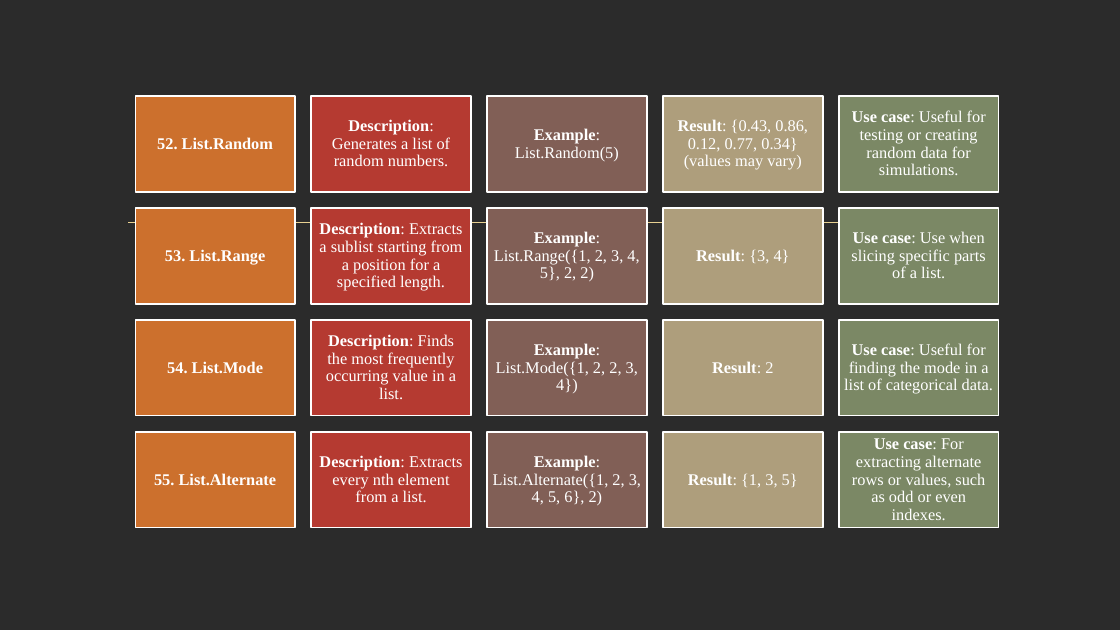
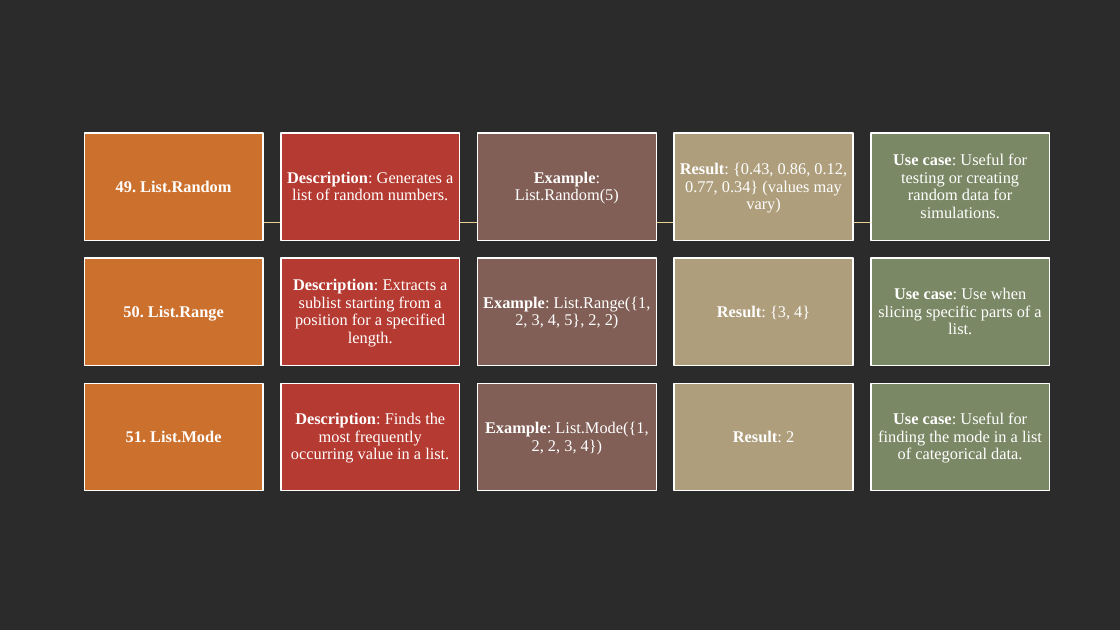
Before and after one commit to KrishnaPrajapati421/MQueryFiles, a slide deck: slide 5 of Power Query List Functions Part 3.pptx (slide 6 before the commit). Drawn at 1120x630 pixels with LibreOffice and Linux fonts; fonts in the diff are those of the drawing; background and template pictures are left out; a plain dark background stands for a picture behind light text. Boxes give left, top, right and bottom in pixels: in the first picture for what was removed or moved away, otherwise in the second. Text is boxed around its words. In the diff, an @@ line names an element or a change of style, - is before the commit and + after.

```diff
--- a/Power Query List Functions Part 3.pptx
+++ b/Power Query List Functions Part 3.pptx
@@ rectangle: place and size @@
-rectangle at (135,96,295,192)
+rectangle at (84,133,263,240)
@@ text "Description: Generates a list of ..." rewrapped from (332,119,451,166) to (287,171,453,200) @@
@@ rectangle: place and size @@
-rectangle at (311,96,471,192)
+rectangle at (281,133,460,240)
@@ text "Example: List.Random(5)": place and size @@
-text "Example: List.Random(5)" at (515,128,619,161)
+text "Example: List.Random(5)" at (515,171,619,203)
@@ rectangle: place and size @@
-rectangle at (487,96,647,192)
+rectangle at (478,133,657,240)
@@ text "Result: {0.43, 0.86, 0.12, 0.77, ..." rewrapped from (678,119,808,170) to (680,162,847,213) @@
@@ rectangle: place and size @@
-rectangle at (663,96,823,192)
+rectangle at (675,133,854,240)
@@ text "Use case: Useful for testing ...": place and size @@
-text "Use case: Useful for testing ..." at (852,110,986,175)
+text "Use case: Useful for testing ..." at (893,153,1027,218)
@@ rectangle: place and size @@
-rectangle at (839,96,999,192)
+rectangle at (871,133,1050,240)
@@ text at (116,180,231,192): text changed @@
-52. List.Random
+49. List.Random
@@ rectangle: place and size @@
-rectangle at (135,208,295,304)
+rectangle at (84,258,263,365)
@@ text "Description: Extracts a sublist starting ..." rewrapped from (319,222,463,291) to (293,278,447,347) @@
@@ rectangle: place and size @@
-rectangle at (311,208,471,304)
+rectangle at (281,258,460,365)
@@ text "Example: List.Range({1, 2, 3, 4, ..." rewrapped from (494,231,639,281) to (483,296,651,328) @@
@@ rectangle: place and size @@
-rectangle at (487,208,647,304)
+rectangle at (478,258,657,365)
@@ text "Result: {3, 4}": place and size @@
-text "Result: {3, 4}" at (696,249,790,263)
+text "Result: {3, 4}" at (717,305,810,319)
@@ rectangle: place and size @@
-rectangle at (663,208,823,304)
+rectangle at (675,258,854,365)
@@ text "Use case: Use when slicing ..." rewrapped from (851,231,986,278) to (878,287,1041,334) @@
@@ rectangle: place and size @@
-rectangle at (839,208,999,304)
+rectangle at (871,258,1050,365)
@@ text at (123,305,224,321): text changed @@
-53. List.Range
+50. List.Range
@@ rectangle: place and size @@
-rectangle at (135,432,295,528)
+rectangle at (84,383,263,491)
@@ text "Description: Finds the most frequently ..." rewrapped from (326,334,456,399) to (291,412,449,463) @@
@@ rectangle: place and size @@
-rectangle at (311,432,471,528)
+rectangle at (281,383,460,491)
@@ text "Example: List.Mode({1, 2, 2, 3, ..." rewrapped from (496,343,638,393) to (485,421,648,454) @@
@@ rectangle: place and size @@
-rectangle at (487,432,647,528)
+rectangle at (478,383,657,491)
@@ text "Result: 2": place and size @@
-text "Result: 2" at (712,361,773,373)
+text "Result: 2" at (733,430,794,442)
@@ rectangle: place and size @@
-rectangle at (663,432,823,528)
+rectangle at (675,383,854,491)
@@ text "Use case: Useful for finding ..." rewrapped from (844,343,993,394) to (878,412,1042,463) @@
@@ rectangle: place and size @@
-rectangle at (839,432,999,528)
+rectangle at (871,383,1050,491)
@@ text at (126,430,221,442): text changed @@
-54. List.Mode
+51. List.Mode
@@ group removed at (135,320,999,520): 5 rectangles, 5 texts @@
-55. List.Alternate
-Description: Extracts every nth element from a list.
-Example: List.Alternate({1, 2, 3, 4, 5, 6}, 2)
-Result: {1, 3, 5}
-Use case: For extracting alternate rows or values, such as odd or even indexes.
```
Also in this commit, not shown: 3 other slides changed, 1 slide removed.
